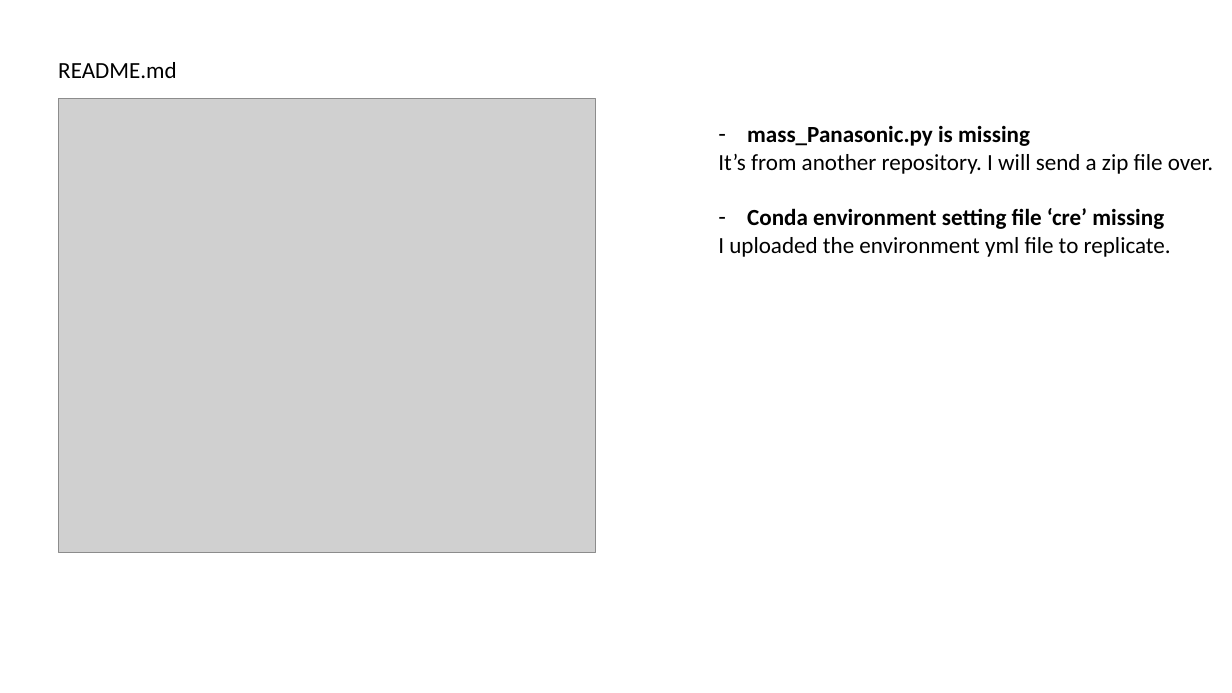
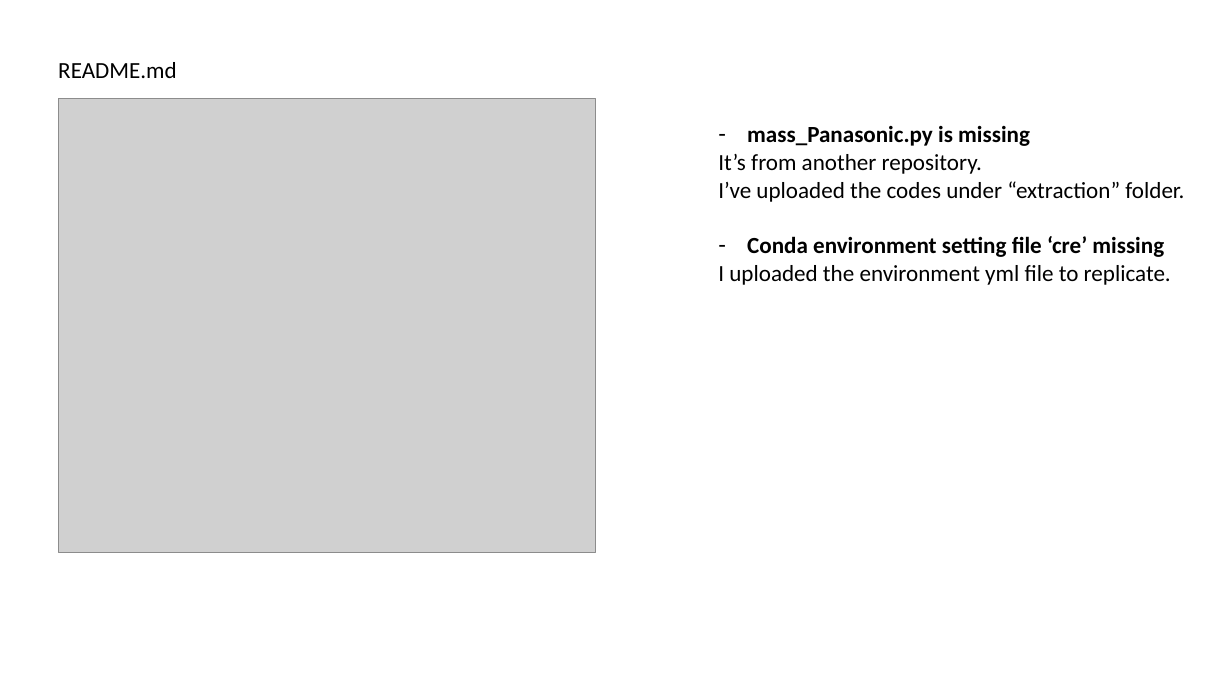
Before and after one commit to pauldebdeep9/Panasonic-IDS, a slide deck: slide 2 of documentation/20230505 Discussion 06/Questions about Replication.pptx. Drawn at 1232x693 pixels with LibreOffice and Linux fonts; fonts in the diff are those of the drawing; grey boxes stand for pictures. Boxes give left, top, right and bottom in pixels: in the first picture for what was removed or moved away, otherwise in the second. Text is boxed around its words. In the diff, an @@ line names an element or a change of style, - is before the commit and + after.

Commit message:
Upload extraction codes, update documentation

```diff
--- a/documentation/20230505 Discussion 06/Questions about Replication.pptx
+++ b/documentation/20230505 Discussion 06/Questions about Replication.pptx
@@ text at bbox=[718, 154, 1184, 202]: text changed @@
-It’s from another repository. I will send a zip file over.
+It’s from another repository.
+I’ve uploaded the codes under “extraction” folder.
```
Also in this commit, not shown: 2 other slides changed, 6 other files.
